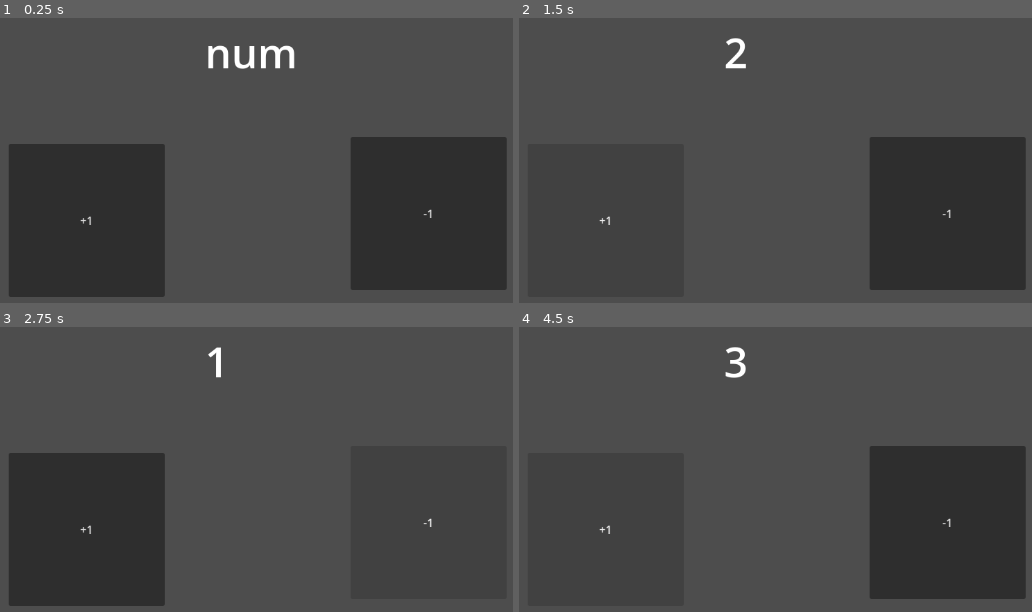
Above: before the commit, frames 1-4 (two rows, left to right).
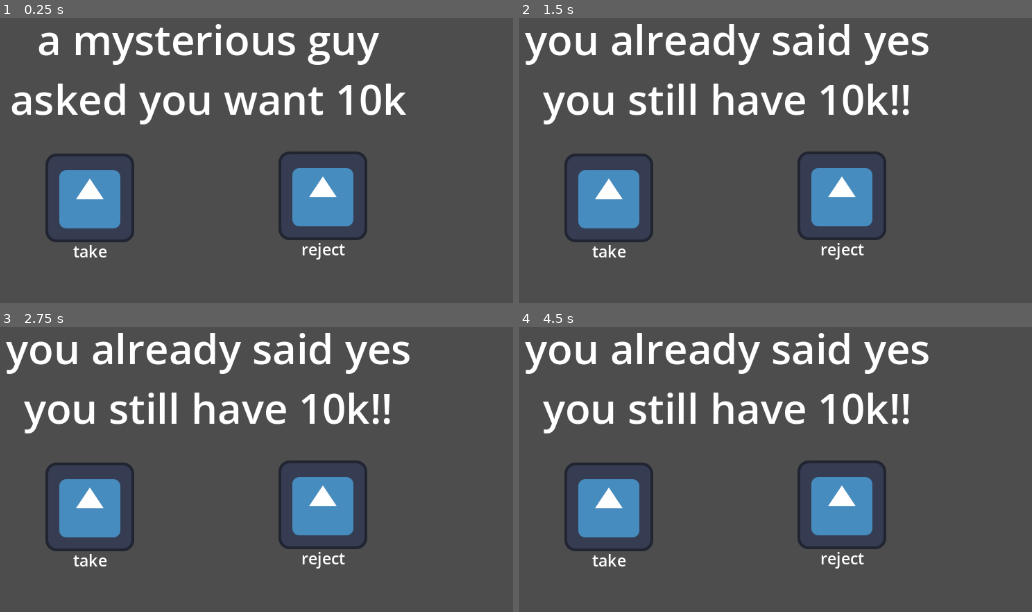
Above: after the commit, the same moments.

Repository: DagerDev/game-jamm
Game: Godot game, scene res://main.tscn
Same seed, same stepped clock (60 frames per second), same inputs: the game is played once before the commit and once after it. The engine's default icon, where the game draws it, is replaced by a stand-in: a white triangle on a blue panel in a dark square.
Inputs (mouse positions are in pixels of both pictures, inside the frame that each line leads up to):
- Up to frame 1 (0.25 s): no input
- Up to frame 2 (1.5 s): click (606, 220) at 0.5 s, where only the run before the commit has a clickable "+1"; click (611, 208) at 1.25 s, where only the run after the commit has a clickable "take"
- Up to frame 3 (2.75 s): click (430, 523) at 2 s, where only the run before the commit has a clickable "-1"
- Up to frame 4 (4.5 s): click (842, 515) at 2.75 s, where only the run after the commit has a clickable "reject"; click (606, 529) at 3.5 s, where only the run before the commit has a clickable "+1"; click (611, 517) at 4.25 s, where only the run after the commit has a clickable "take"

The runs differ from the first frame. In frame 1, 41% of the frame differs, in the area x 1-99%, y 2-98%; in frame 2, 28%; in frame 3, 25%; in frame 4, 28%.

Commit message:
choice buttons

Diff:
--- /dev/null
+++ b/choice.gd
@@ -0,0 +1,9 @@
+extends TextureButton
+
+@export var button_text: String = "Play":
+	set(value):
+		button_text = value
+		if has_node("Label"):
+			$Label.text = value
+func _ready():
+	$Label.text = button_text
--- /dev/null
+++ b/choicebutton.tscn
@@ -0,0 +1,25 @@
+[gd_scene format=3 uid="uid://dr8b1m2gxs6p2"]
+
+[ext_resource type="Texture2D" uid="uid://cbggaqi2djqx8" path="res://icon.svg" id="1_al1dj"]
+[ext_resource type="Script" uid="uid://di6g5n6kcu0nn" path="res://choice.gd" id="2_6d6hr"]
+
+[node name="Choice" type="TextureButton" unique_id=1665484643]
+offset_right = 128.0
+offset_bottom = 157.0
+texture_normal = ExtResource("1_al1dj")
+script = ExtResource("2_6d6hr")
+
+[node name="Label" type="Label" parent="." unique_id=1487920070]
+layout_mode = 1
+anchors_preset = 7
+anchor_left = 0.5
+anchor_top = 1.0
+anchor_right = 0.5
+anchor_bottom = 1.0
+offset_left = -22.0
+offset_top = -32.0
+offset_right = 22.0
+grow_horizontal = 2
+grow_vertical = 0
+theme_override_font_sizes/font_size = 23
+text = "text"
--- /dev/null
+++ b/label.gd
@@ -0,0 +1,39 @@
+extends Node2D
+
+@export var L : Label
+
+var hasPicked : bool = false
+var choice := 0
+
+#results
+var rChoice1 := "you now have 10k"
+var rChoice2 := "you rejected bru why?"
+
+#if trys to change choice
+var r2Choice1 := "you already said yes you still have 10k!!"
+var r2Choice2 := "you already choosed you cant change it"
+
+func update():
+	if hasPicked:
+		if choice == 1:
+			L.text = r2Choice1
+		elif choice == 2:
+			L.text = r2Choice2
+	else:
+		if choice == 1:
+			L.text = rChoice1
+		elif choice == 2:
+			L.text = rChoice2
+
+	hasPicked = true
+
+func choice1() -> void:
+	if !hasPicked:
+		choice = 1
+	update()
+
+
+func choice2() -> void:
+	if !hasPicked:
+		choice = 2
+	update()
--- a/main.tscn
+++ b/main.tscn
@@ -1,31 +1,36 @@
 [gd_scene format=3 uid="uid://dr0bq5m6vwnb"]
 
-[ext_resource type="Script" uid="uid://bchehjgup8574" path="res://test.gd" id="1_0xm2m"]
+[ext_resource type="Script" uid="uid://dpj6ysyauprhv" path="res://label.gd" id="1_0xm2m"]
+[ext_resource type="PackedScene" uid="uid://dr8b1m2gxs6p2" path="res://choicebutton.tscn" id="2_0xm2m"]
 
-[node name="Node2D" type="Node2D" unique_id=1503019708]
+[node name="Node2D" type="Node2D" unique_id=1503019708 node_paths=PackedStringArray("L")]
 script = ExtResource("1_0xm2m")
+L = NodePath("1")
 
-[node name="Label" type="Label" parent="." unique_id=871573298]
-offset_left = 519.0
-offset_top = 113.0
-offset_right = 652.0
-offset_bottom = 204.0
+[node name="1" type="Label" parent="." unique_id=871573298]
+offset_left = 177.0
+offset_top = 70.0
+offset_right = 871.0
+offset_bottom = 288.0
 theme_override_font_sizes/font_size = 60
-text = "num"
+text = "a mysterious guy asked you want 10k"
+horizontal_alignment = 1
+vertical_alignment = 1
+autowrap_mode = 3
 
-[node name="choice" type="Button" parent="." unique_id=2132741194]
-offset_left = 236.0
-offset_top = 287.0
-offset_right = 461.0
-offset_bottom = 508.0
-text = "+1"
+[node name="Choice" parent="." unique_id=1665484643 instance=ExtResource("2_0xm2m")]
+offset_left = 289.0
+offset_top = 301.0
+offset_right = 417.0
+offset_bottom = 458.0
+button_text = "take"
 
-[node name="choice2" type="Button" parent="." unique_id=65198706]
-offset_left = 729.0
-offset_top = 277.0
-offset_right = 954.0
-offset_bottom = 498.0
-text = "-1"
+[node name="Choice2" parent="." unique_id=864464002 instance=ExtResource("2_0xm2m")]
+offset_left = 625.0
+offset_top = 298.0
+offset_right = 753.0
+offset_bottom = 455.0
+button_text = "reject"
 
-[connection signal="pressed" from="choice" to="." method="button1"]
-[connection signal="pressed" from="choice2" to="." method="button2"]
+[connection signal="pressed" from="Choice" to="." method="choice1"]
+[connection signal="pressed" from="Choice2" to="." method="choice2"]
--- a/test.gd
+++ /dev/null
@@ -1,15 +0,0 @@
-extends Node2D
-
-var num := 0;
-
-func update():
-	$Label.text = str(num)
-
-func button1() -> void:
-	num += 1
-	update()
-
-
-func button2() -> void:
-	num -= 1
-	update()
Not shown, added: choice.gd.uid
Not shown, added: label.gd.uid
Not shown, removed: test.gd.uid
